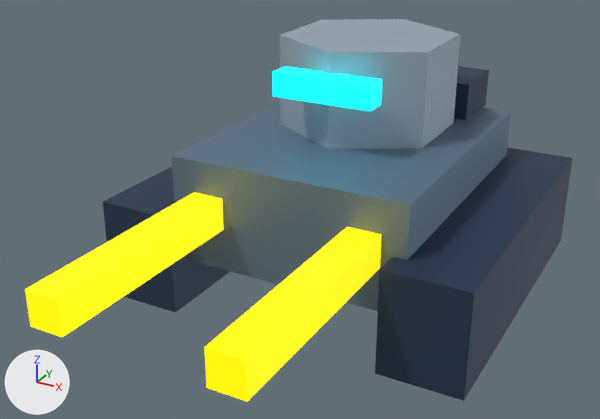
The glTF model assets/models/worker_low.glb: old version first, new version second.
Rendered twice from a 50 mm camera at (1.28, -2.75, 1.63) aimed at (-0.02, -0.39, 0.45). Every picture has the same lights, and +X, +Y and +Z are marked at lower left. The older version comes first.

The scene before the commit, as lines of its bpy script (objects in view):
```python
ob_cargo_rack = bpy.data.objects.new('Cargo rack', me_cube_164)
ob_cargo_rack.location = (0.0, 0.48, 0.7)
ob_crawler_chassis = bpy.data.objects.new('Crawler chassis', me_cube_158)
ob_crawler_chassis.location = (0.0, 0.0, 0.43)
ob_optics = bpy.data.objects.new('Optics', me_cube_163)
ob_optics.location = (0.0, -0.24, 0.86)
ob_salvage_fork = bpy.data.objects.new('Salvage fork', me_cube_160)
ob_salvage_fork.location = (-0.3, -0.9, 0.45)
ob_salvage_fork_001 = bpy.data.objects.new('Salvage fork.001', me_cube_162)
ob_salvage_fork_001.location = (0.3, -0.9, 0.45)
ob_tool_turret = bpy.data.objects.new('Tool turret', me_cylinder_015)
ob_tool_turret.location = (0.0, 0.12, 0.8)
ob_track_housing = bpy.data.objects.new('Track housing', me_cube_159)
ob_track_housing.location = (-0.55, 0.0, 0.25)
ob_track_housing_001 = bpy.data.objects.new('Track housing.001', me_cube_161)
ob_track_housing_001.location = (0.55, 0.0, 0.25)
```
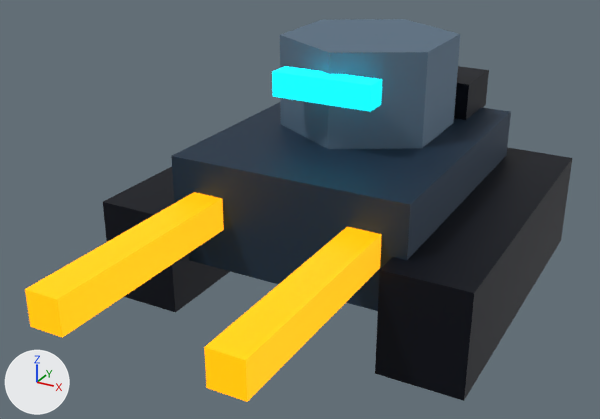
Changed parts and their boxes [x1, y1, x2, y2] in the pictures (600 x 419 px):
```json
{"object": "Crawler chassis", "change": "recoloured", "before": [171, 102, 511, 311], "after": [171, 102, 511, 311], "on screen": "darker"}
{"object": "Track housing.001", "change": "recoloured", "before": [375, 147, 572, 401], "after": [375, 147, 572, 401], "on screen": "dark blue to black"}
{"object": "Tool turret", "change": "recoloured", "before": [280, 19, 460, 149], "after": [280, 19, 460, 149], "on screen": "darker"}
{"object": "Salvage fork.001", "change": "recoloured", "before": [204, 227, 382, 402], "after": [204, 227, 382, 402]}
{"object": "Salvage fork", "change": "recoloured", "before": [25, 192, 224, 338], "after": [25, 192, 224, 338]}
{"object": "Track housing", "change": "recoloured", "before": [103, 167, 230, 312], "after": [103, 167, 230, 312], "on screen": "dark blue to black"}
{"object": "Optics", "change": "surface changed", "before": [274, 66, 382, 112], "after": [274, 66, 382, 112]}
{"object": "Cargo rack", "change": "recoloured", "before": [454, 66, 489, 120], "after": [454, 66, 489, 120], "on screen": "dark blue to black"}
```

Edits to the scene script, one JSON object a line:
```json
{"op": "set", "path": "mat_armor.base_color", "old": "(0.149, 0.235, 0.322)", "new": "(0.0194, 0.0452, 0.0844)", "note": "blue #6c859a -> dark blue #263c52"}
{"op": "set", "path": "mat_dark.base_color", "old": "(0.0314, 0.0588, 0.114)", "new": "(0.00243, 0.00478, 0.0123)", "note": "dark blue #32455f -> black #080f1d"}
{"op": "set", "path": "mat_amber.base_color", "old": "(1.0, 0.667, 0.0)", "new": "(1.0, 0.402, 0.0)", "note": "yellow #ffd500 -> orange #ffaa00"}
{"op": "set", "path": "mat_amber.emission_color", "old": "(1.0, 0.667, 0.0)", "new": "(1.0, 0.402, 0.0)", "note": "yellow #ffd500 -> orange #ffaa00"}
{"op": "set", "path": "mat_edge.base_color", "old": "(0.412, 0.51, 0.596)", "new": "(0.141, 0.223, 0.314)", "note": "light grey #acbdcb -> blue #698298"}
{"op": "set", "path": "mat_team.roughness", "old": "0.55", "new": "0.9"}
```
